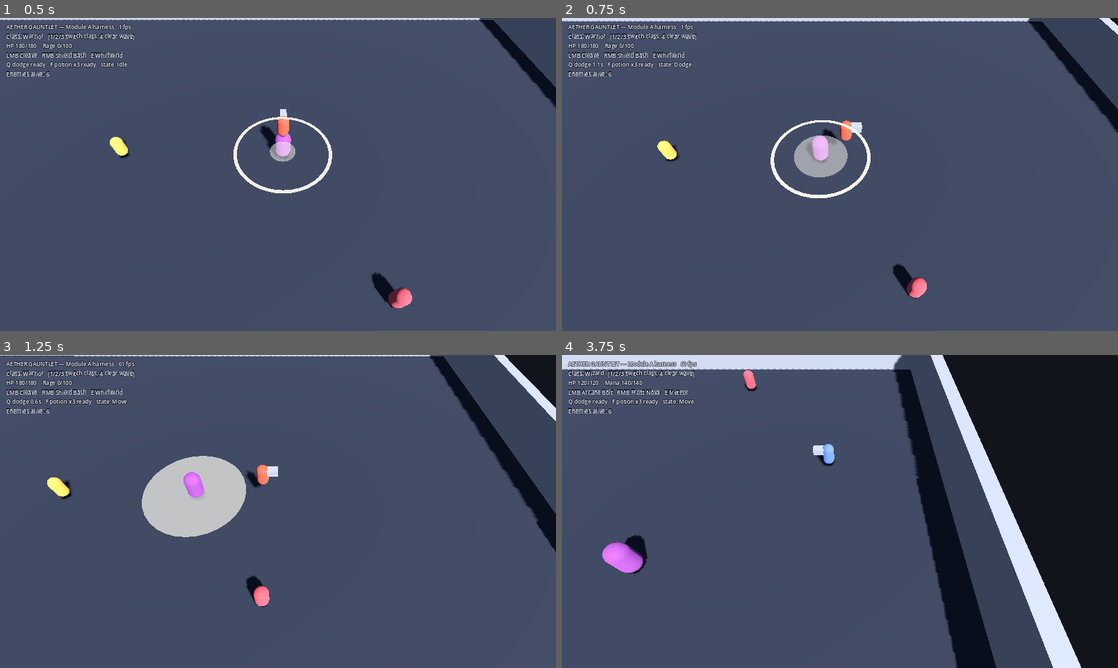
Above: before the commit, frames 1-4 (two rows, left to right).
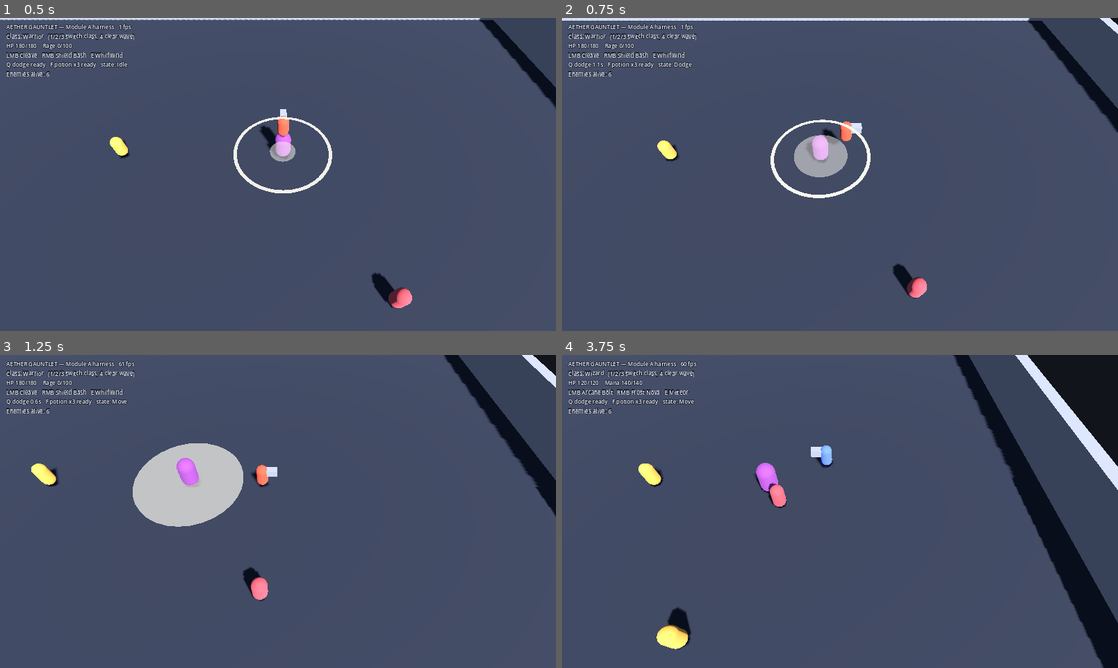
Above: after the commit, the same moments.

Repository: StevenSeagalStreams/Ashes-of-azer
Game: Godot game, scene res://scenes/world/Bootstrap.tscn
Two runs of this game, one before a commit and one after it. Both use one fixed random seed, a clock stepped at 60 frames per second and the inputs below.
Inputs (mouse positions are in pixels of both pictures, inside the frame that each line leads up to):
- Up to frame 1 (0.5 s): no input
- Up to frame 2 (0.75 s): move the mouse to (962, 158) at 0.52 s; hold D (move_right) from 0.53 s (still down); tap Q (dodge) at 0.6 s
- Up to frame 3 (1.25 s): keep holding D (move_right)
- Up to frame 4 (3.75 s): move the mouse to (728, 527) at 1.27 s; release D (move_right) at 1.28 s; hold S (move_down) 1.28-2.03 s; tap Q (dodge) at 1.35, 2.3, 3.05 s; move the mouse to (895, 442) at 2.02 s; press the mouse at (895, 442) at 2.03 s; hold D (move_right) 2.03-2.78 s; move the mouse to (812, 574) at 2.77 s; release the mouse at (812, 574) at 2.78 s; hold W (move_up) 2.78-3.53 s; tap 1 (quickbar_1) at 2.85 s; move the mouse to (1006, 558) at 3.52 s; hold A (move_left) from 3.53 s (still down); tap 2 (quickbar_2) at 3.6 s

Frame 1 is identical in both runs. In frame 2, 0.3% of the frame differs, in the area x 0-100%, y 0-89%; in frame 3, 7.6%; in frame 4, 25%, in the area x 0-100%, y 0-100%.

Commit message:
fix(module-a): stop lunges and knockback accumulating every physics tick
Critic iteration 3 found the plainest interaction in the game — stand still
and hold the primary attack — launching the character out of the level.

_tick_impulses treated a one-shot lunge as a per-tick velocity injection.
MeleeArcAbility._apply_lunge passes a *speed* (0.5m / 0.12s = 4.17 m/s), but
the loop did `velocity.x += _impulse_velocity.x` on every physics tick for
the whole lunge window and never cleared the accumulation, while
_physics_process ran move_and_slide before the state machine's
drive_movement could apply friction. Knockback had the same shape.

Measured before the fix: one Warrior Cleave travelled 6.27m instead of the
authored 0.50m; three seconds of attacking put the player 96m from spawn at
55 m/s against a walk speed of 5.8, off the 70m arena floor; a single 9 m/s
knockback pushed 26.5m.

The root cause was that locomotion and external motion shared one field, so
each fed back into the other frame after frame. They are now tracked apart:
_locomotion_velocity holds the controller's own movement, knockback and
lunges are layered on top as an offset in _compose_velocity, and
_tick_external_motion only ever decays them. A new lunge replaces the
previous one rather than adding to it. The dodge clears external motion
outright so a roll always goes where it was aimed, and now applies gravity
itself since it sets velocity directly. Enemy.gd carried the identical code
and gets the identical fix.

Measured after: lunge 0.49m against 0.50m authored; three seconds of
attacking 3.68m at 4.17 m/s, below walk speed; knockback 1.08m, matching the
9²/(2·40) decay integral.

Covered by three tests verified to fail without the fix, asserting the
authored lunge distance, that sustained attacking neither travels far nor
accelerates past a sane multiple of walk speed, and that knockback is
bounded.

Suite: 167 tests, 458 assertions, zero failures.

Co-Authored-By: Claude Opus 5 <noreply@anthropic.com>
Claude-Session: https://claude.ai/code/session_012o57SU6zBE6UbVRpNdsgyN

Diff:
--- a/aether-gauntlet/scripts/enemies/Enemy.gd
+++ b/aether-gauntlet/scripts/enemies/Enemy.gd
@@ -23,6 +23,8 @@
 ## Metres of separation force applied against other enemies, so packs spread
 ## out instead of stacking into one silhouette.
 @export var separation_strength: float = 4.0
+## Metres per second squared that knockback bleeds off at.
+@export var knockback_decay: float = 30.0
 
 @onready var stats: StatsComponent = $StatsComponent as StatsComponent
 @onready var health: HealthComponent = $HealthComponent as HealthComponent
@@ -44,6 +46,9 @@
 ## Seconds until the next attack attempt is allowed.
 var attack_timer: float = 0.0
 
+## The enemy's own locomotion, tracked separately from [member velocity] so
+## external motion never feeds back into its steering.
+var _locomotion_velocity: Vector3 = Vector3.ZERO
 var _knockback_velocity: Vector3 = Vector3.ZERO
 var _impulse_velocity: Vector3 = Vector3.ZERO
 var _impulse_time_left: float = 0.0
@@ -78,7 +83,7 @@
 
 
 func _physics_process(delta: float) -> void:
-	_tick_impulses(delta)
+	_tick_external_motion(delta)
 	move_and_slide()
 
 
@@ -203,20 +208,30 @@
 ## Drive horizontal velocity toward a direction.
 func drive_movement(direction: Vector3, speed_multiplier: float, delta: float) -> void:
 	var speed := stats.get_stat(GameEnums.Stat.MOVE_SPEED) * maxf(0.0, speed_multiplier)
-	var horizontal := Vector3(velocity.x, 0.0, velocity.z)
 	if direction.length_squared() > 0.001 and speed > 0.0:
-		horizontal = horizontal.move_toward(direction.normalized() * speed, acceleration * delta)
+		_locomotion_velocity = _locomotion_velocity.move_toward(
+			direction.normalized() * speed, acceleration * delta
+		)
 	else:
-		horizontal = horizontal.move_toward(Vector3.ZERO, friction * delta)
-	velocity.x = horizontal.x
-	velocity.z = horizontal.z
+		_locomotion_velocity = _locomotion_velocity.move_toward(
+			Vector3.ZERO, friction * delta
+		)
+	var external := get_external_velocity()
+	velocity.x = _locomotion_velocity.x + external.x
+	velocity.z = _locomotion_velocity.z + external.z
 	_apply_gravity(delta)
 
 
 ## Stop horizontal movement immediately.
 func halt_horizontal() -> void:
+	_locomotion_velocity = Vector3.ZERO
 	velocity.x = 0.0
 	velocity.z = 0.0
+
+
+## Knockback plus any active lunge, as a single offset.
+func get_external_velocity() -> Vector3:
+	return _knockback_velocity + _impulse_velocity
 
 
 func _apply_gravity(delta: float) -> void:
@@ -283,23 +298,28 @@
 	state_machine.travel(&"Stagger", {"duration": scaled}, true)
 
 
-## Short scripted movement used by lunging attacks.
+## Short scripted movement used by lunging attacks. [param motion_velocity] is
+## a speed held for [param seconds], and it replaces any lunge already running
+## rather than adding to it.
 func apply_impulse_motion(motion_velocity: Vector3, seconds: float) -> void:
 	_impulse_velocity = Vector3(motion_velocity.x, 0.0, motion_velocity.z)
 	_impulse_time_left = maxf(0.0, seconds)
 
 
-func _tick_impulses(delta: float) -> void:
+## Age the external offsets by one physics step. This only ever reduces them;
+## they are layered onto velocity in [method drive_movement], never
+## accumulated into it.
+func _tick_external_motion(delta: float) -> void:
 	if _impulse_time_left > 0.0:
 		_impulse_time_left = maxf(0.0, _impulse_time_left - delta)
-		velocity.x += _impulse_velocity.x
-		velocity.z += _impulse_velocity.z
 		if _impulse_time_left <= 0.0:
 			_impulse_velocity = Vector3.ZERO
-	if _knockback_velocity.length_squared() > 0.01:
-		velocity.x += _knockback_velocity.x
-		velocity.z += _knockback_velocity.z
-		_knockback_velocity = _knockback_velocity.move_toward(Vector3.ZERO, 30.0 * delta)
+	if _knockback_velocity.length_squared() > 0.000001:
+		_knockback_velocity = _knockback_velocity.move_toward(
+			Vector3.ZERO, knockback_decay * delta
+		)
+	else:
+		_knockback_velocity = Vector3.ZERO
 
 
 ## Flash the body white, used as the attack telegraph.
--- a/aether-gauntlet/scripts/player/Player.gd
+++ b/aether-gauntlet/scripts/player/Player.gd
@@ -26,6 +26,8 @@
 @export var friction: float = 70.0
 ## Degrees per second the body turns toward its facing target.
 @export var turn_speed_degrees: float = 900.0
+## Metres per second squared that knockback bleeds off at.
+@export var knockback_decay: float = 40.0
 ## Seconds an incoming hit locks movement when it staggers.
 @export var max_stagger_time: float = 0.6
 
@@ -49,7 +51,14 @@
 
 var _dodge_cooldown_left: float = 0.0
 var _potion_cooldown_left: float = 0.0
+
+## The character's own locomotion, tracked separately from [member velocity] so
+## that external motion can be layered on top without ever feeding back into
+## the controller's acceleration.
+var _locomotion_velocity: Vector3 = Vector3.ZERO
+## Decaying push from a blow that carried knockback.
 var _knockback_velocity: Vector3 = Vector3.ZERO
+## Fixed-speed offset held for the duration of an ability's lunge.
 var _impulse_velocity: Vector3 = Vector3.ZERO
 var _impulse_time_left: float = 0.0
 var _camera: Camera3D = null
@@ -88,7 +97,7 @@
 
 
 func _physics_process(delta: float) -> void:
-	_tick_impulses(delta)
+	_tick_external_motion(delta)
 	move_and_slide()
 	_apply_turning(delta)
 
@@ -165,30 +174,57 @@
 ## [param speed_multiplier] of the character's movement speed.
 func drive_movement(target_direction: Vector3, speed_multiplier: float, delta: float) -> void:
 	var speed := stats.get_stat(GameEnums.Stat.MOVE_SPEED) * maxf(0.0, speed_multiplier)
-	var horizontal := Vector3(velocity.x, 0.0, velocity.z)
 	if target_direction.length_squared() > 0.001 and speed > 0.0:
-		var target := target_direction.normalized() * speed
-		horizontal = horizontal.move_toward(target, acceleration * delta)
+		_locomotion_velocity = _locomotion_velocity.move_toward(
+			target_direction.normalized() * speed, acceleration * delta
+		)
 	else:
-		horizontal = horizontal.move_toward(Vector3.ZERO, friction * delta)
-	velocity.x = horizontal.x
-	velocity.z = horizontal.z
-	_apply_gravity(delta)
-
-
-## Set horizontal velocity outright, used by the dodge.
+		_locomotion_velocity = _locomotion_velocity.move_toward(
+			Vector3.ZERO, friction * delta
+		)
+	_compose_velocity(delta)
+
+
+## Set horizontal velocity outright, used by the dodge. External motion is
+## deliberately ignored: a roll is authoritative over knockback and lunges.
 func set_horizontal_velocity(value: Vector3) -> void:
-	velocity.x = value.x
-	velocity.z = value.z
+	_locomotion_velocity = Vector3(value.x, 0.0, value.z)
+	velocity.x = _locomotion_velocity.x
+	velocity.z = _locomotion_velocity.z
 
 
 ## Stop horizontal movement immediately.
 func halt_horizontal() -> void:
+	_locomotion_velocity = Vector3.ZERO
 	velocity.x = 0.0
 	velocity.z = 0.0
 
 
-func _apply_gravity(delta: float) -> void:
+## Knockback plus any active ability lunge, as a single offset.
+func get_external_velocity() -> Vector3:
+	return _knockback_velocity + _impulse_velocity
+
+
+## Cancel every external push. The dodge uses this so a roll always goes where
+## the player aimed it.
+func clear_external_motion() -> void:
+	_knockback_velocity = Vector3.ZERO
+	_impulse_velocity = Vector3.ZERO
+	_impulse_time_left = 0.0
+
+
+## Lay external motion on top of locomotion. Because both are tracked
+## separately, neither can feed back into the other frame after frame.
+func _compose_velocity(delta: float) -> void:
+	var external := get_external_velocity()
+	velocity.x = _locomotion_velocity.x + external.x
+	velocity.z = _locomotion_velocity.z + external.z
+	apply_gravity(delta)
+
+
+## Apply gravity for one physics step. States that set velocity directly (the
+## dodge) call this themselves so the character still falls.
+func apply_gravity(delta: float) -> void:
 	if is_on_floor():
 		velocity.y = minf(velocity.y, 0.0)
 		return
@@ -244,23 +280,29 @@
 	)
 
 
-## Short scripted movement used by lunging abilities.
+## Short scripted movement used by lunging abilities. [param motion_velocity]
+## is a speed held for [param seconds], so the distance covered is simply
+## speed × seconds. It replaces any lunge already running rather than adding
+## to it, which is what stops chained attacks from compounding.
 func apply_impulse_motion(motion_velocity: Vector3, seconds: float) -> void:
 	_impulse_velocity = Vector3(motion_velocity.x, 0.0, motion_velocity.z)
 	_impulse_time_left = maxf(0.0, seconds)
 
 
-func _tick_impulses(delta: float) -> void:
+## Age the external offsets by one physics step. This only ever *reduces*
+## them; the offsets are layered onto velocity in [method _compose_velocity]
+## and are never accumulated into it.
+func _tick_external_motion(delta: float) -> void:
 	if _impulse_time_left > 0.0:
 		_impulse_time_left = maxf(0.0, _impulse_time_left - delta)
-		velocity.x += _impulse_velocity.x
-		velocity.z += _impulse_velocity.z
 		if _impulse_time_left <= 0.0:
 			_impulse_velocity = Vector3.ZERO
-	if _knockback_velocity.length_squared() > 0.01:
-		velocity.x += _knockback_velocity.x
-		velocity.z += _knockback_velocity.z
-		_knockback_velocity = _knockback_velocity.move_toward(Vector3.ZERO, 40.0 * delta)
+	if _knockback_velocity.length_squared() > 0.000001:
+		_knockback_velocity = _knockback_velocity.move_toward(
+			Vector3.ZERO, knockback_decay * delta
+		)
+	else:
+		_knockback_velocity = Vector3.ZERO
 
 
 # --- Aiming -----------------------------------------------------------------
@@ -319,8 +361,10 @@
 	if direction.length_squared() < 0.001:
 		direction = get_aim_direction()
 	_dodge_cooldown_left = class_data.dodge_cooldown
-	# Dodge outranks everything: it force-cancels casts and stagger alike.
+	# Dodge outranks everything: it force-cancels casts and stagger alike, and
+	# clears any push so the roll goes exactly where it was aimed.
 	abilities.cancel_cast(true)
+	clear_external_motion()
 	state_machine.travel(&"Dodge", {"direction": direction}, true)
 	dodge_started.emit()
 	return true
--- a/aether-gauntlet/scripts/player/states/PlayerDodgeState.gd
+++ b/aether-gauntlet/scripts/player/states/PlayerDodgeState.gd
@@ -58,6 +58,7 @@
 	var t := clampf(_time_left / maxf(0.01, player.class_data.dodge_duration), 0.0, 1.0)
 	var speed := _speed * lerpf(0.45, 1.0, t)
 	player.set_horizontal_velocity(_direction * speed)
+	player.apply_gravity(delta)
 
 	if _time_left <= 0.0:
 		_finish()
--- a/aether-gauntlet/tests/cases/TestPlayer.gd
+++ b/aether-gauntlet/tests/cases/TestPlayer.gd
@@ -403,6 +403,65 @@
 	assert_eq(player.state_machine.get_current_state_name(), &"Idle", "control returns")
 
 
+func test_a_lunging_attack_travels_the_authored_distance() -> void:
+	# Cleave lunges 0.5m. External motion must be a bounded, one-shot offset,
+	# not something added into velocity again on every physics tick.
+	_add_floor()
+	_spawn_player(GameEnums.ClassId.WARRIOR)
+	await physics_frames(3)
+	var start := player.global_position
+
+	player.try_cast(AbilityComponent.SLOT_PRIMARY)
+	await physics_frames(45)
+
+	var travelled := start.distance_to(player.global_position)
+	var authored := (player.class_data.primary_ability as MeleeArcAbility).lunge_distance
+	assert_lt(
+		travelled,
+		authored * 3.0,
+		"one swing moves roughly its authored lunge, not several metres"
+	)
+
+
+func test_attacking_continuously_does_not_launch_the_player() -> void:
+	# Chained casts must not compound their lunges. This is the plainest
+	# interaction in the game — stand still and hold the attack button.
+	_add_floor()
+	_spawn_player(GameEnums.ClassId.WARRIOR)
+	await physics_frames(3)
+	var start := player.global_position
+
+	for i in 180:
+		player.try_cast(AbilityComponent.SLOT_PRIMARY)
+		await physics_frames(1)
+
+	var travelled := start.distance_to(player.global_position)
+	assert_lt(
+		travelled,
+		6.0,
+		"three seconds of attacking in place does not fling the player across the arena"
+	)
+	assert_lt(
+		Vector3(player.velocity.x, 0.0, player.velocity.z).length(),
+		player.stats.get_stat(GameEnums.Stat.MOVE_SPEED) * 2.0,
+		"and speed never runs away past a sane multiple of walk speed"
+	)
+
+
+func test_knockback_is_bounded() -> void:
+	_add_floor()
+	_spawn_player(GameEnums.ClassId.WARRIOR)
+	await physics_frames(3)
+	var start := player.global_position
+
+	player.apply_knockback(Vector3(9.0, 0.0, 0.0))
+	await physics_frames(60)
+
+	var travelled := start.distance_to(player.global_position)
+	assert_gt(travelled, 0.1, "a heavy blow visibly shoves the player")
+	assert_lt(travelled, 5.0, "but knockback decays instead of accumulating every tick")
+
+
 func test_knockback_pushes_the_player() -> void:
 	_add_floor()
 	_spawn_player(GameEnums.ClassId.WARRIOR)
